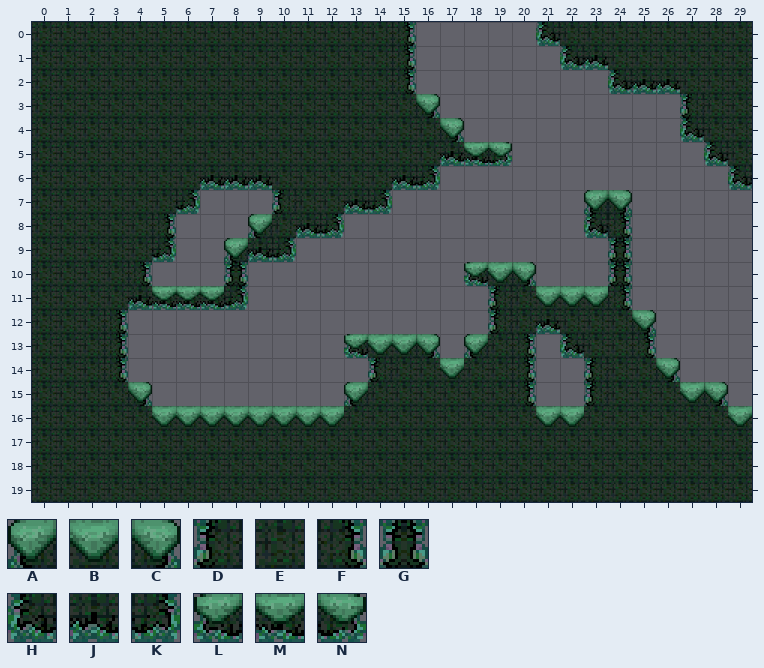
One commit to this Tiled map: captain_brinetooth/Assets/maps/level_starts0/NEtile3.tmx. The first picture shows the starting point.
Cells are 64x64 px. Shown: x 0..29, y 0..19.
Key: from "level0": A 0, B 1, C 2, D 4, E 5, F 6, G 7, H 8, J 9, K 10, L 12, M 13, N 14.
_ is an empty cell.
Layer "tiles" before, first column x 0:
 0 EEEEEEEEEEEEEEEF_____HEEEEEEEE
 1 EEEEEEEEEEEEEEEF______HJEEEEEE
 2 EEEEEEEEEEEEEEEF________HJJEEE
 3 EEEEEEEEEEEEEEEEC__________DEE
 4 EEEEEEEEEEEEEEEEEC_________HEE
 5 EEEEEEEEEEEEEEEEEJMN________HE
 6 EEEEEEEJJJEEEEEJK____________H
 7 EEEEEEK___DEEJK________AC_____
 8 EEEEEF___AEJK__________HF_____
 9 EEEEEK__AJK_____________G_____
10 EEEEF___G_________LBC___G_____
11 EEEEJMMMK__________DEBBBF_____
12 EEEF_______________DEJEEEC____
13 EEEF_________LBBC_AEF_HEEF____
14 EEEF__________DEEBEEF__DEEC___
15 EEEEC________AEEEEEEF__DEEEBC_
16 EEEEEBBBBBBBBEEEEEEEEBBEEEEEEB
17 EEEEEEEEEEEEEEEEEEEEEEEEEEEEEE
18 EEEEEEEEEEEEEEEEEEEEEEEEEEEEEE
19 EEEEEEEEEEEEEEEEEEEEEEEEEEEEEE
After:
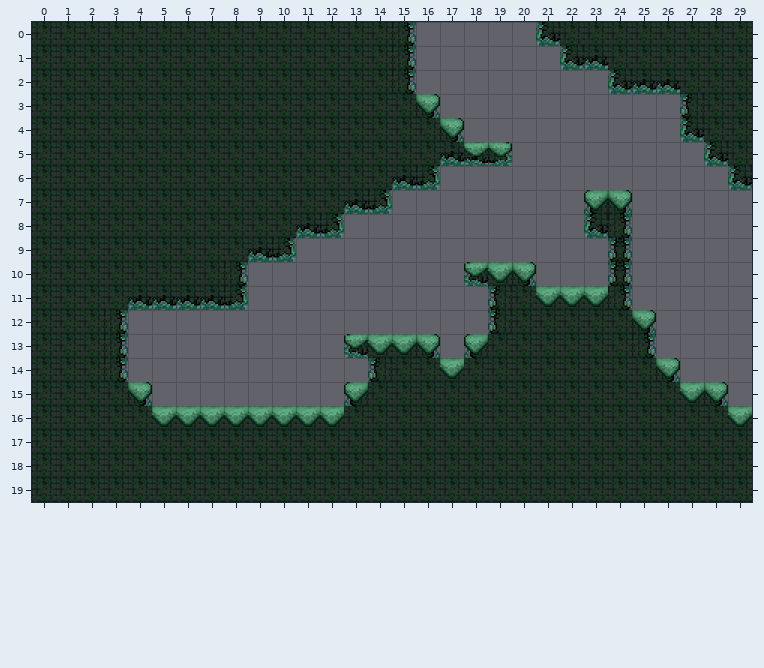
The exact change:
{"where": "layer \"tiles\""}
{"y":6,"x":7,"old":"JJJ","new":"EEE"}
{"y":7,"x":6,"old":"K___D","new":"EEEEE"}
{"y":8,"x":5,"old":"F___A","new":"EEEEE"}
{"y":9,"x":5,"old":"K__A","new":"EEEE"}
{"y":10,"x":4,"old":"F___G","new":"EEEEF"}
{"y":11,"x":5,"old":"MMM","new":"JJJ"}
{"y":12,"x":21,"old":"J","new":"E"}
{"y":13,"x":20,"old":"F_H","new":"EEE"}
{"y":14,"x":20,"old":"F__D","new":"EEEE"}
{"y":15,"x":20,"old":"F__D","new":"EEEE"}
{"y":16,"x":21,"old":"BB","new":"EE"}
{"label":"changed","picture_box":[128,175,296,309]}
{"label":"changed","picture_box":[512,319,608,427]}
